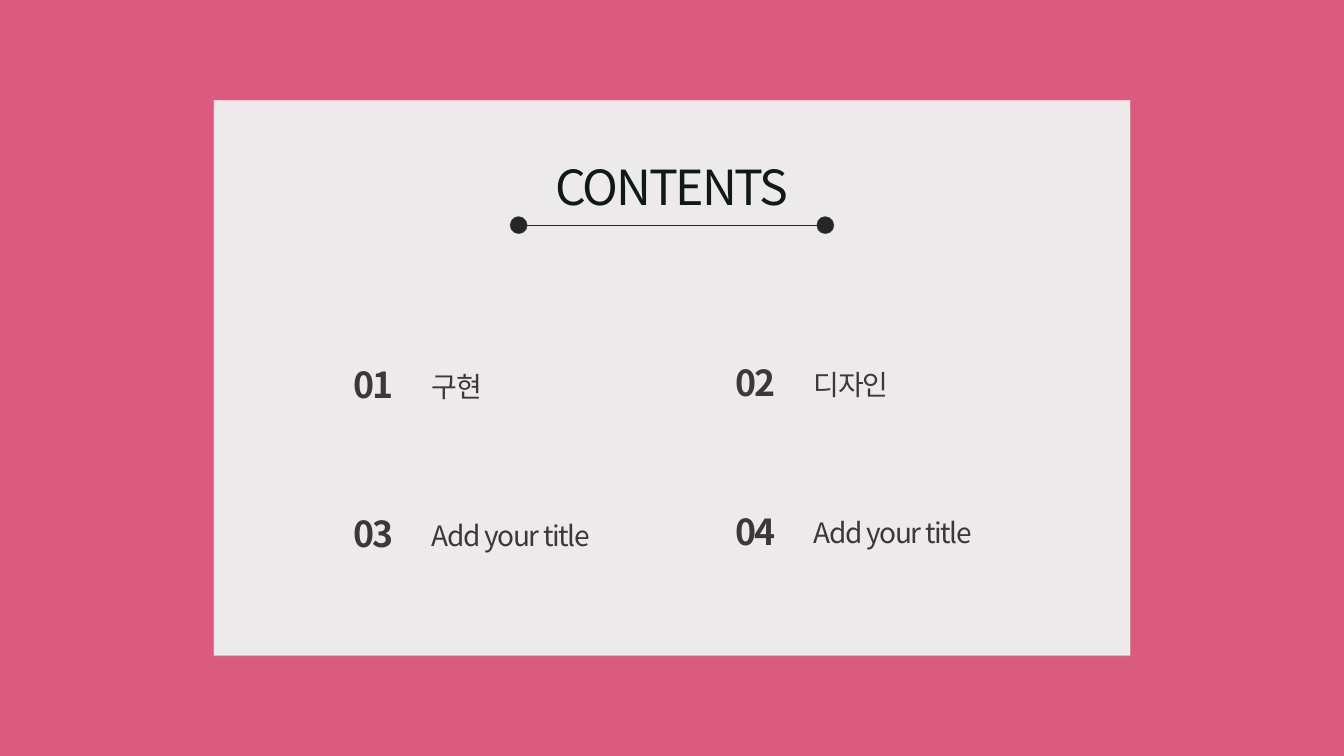
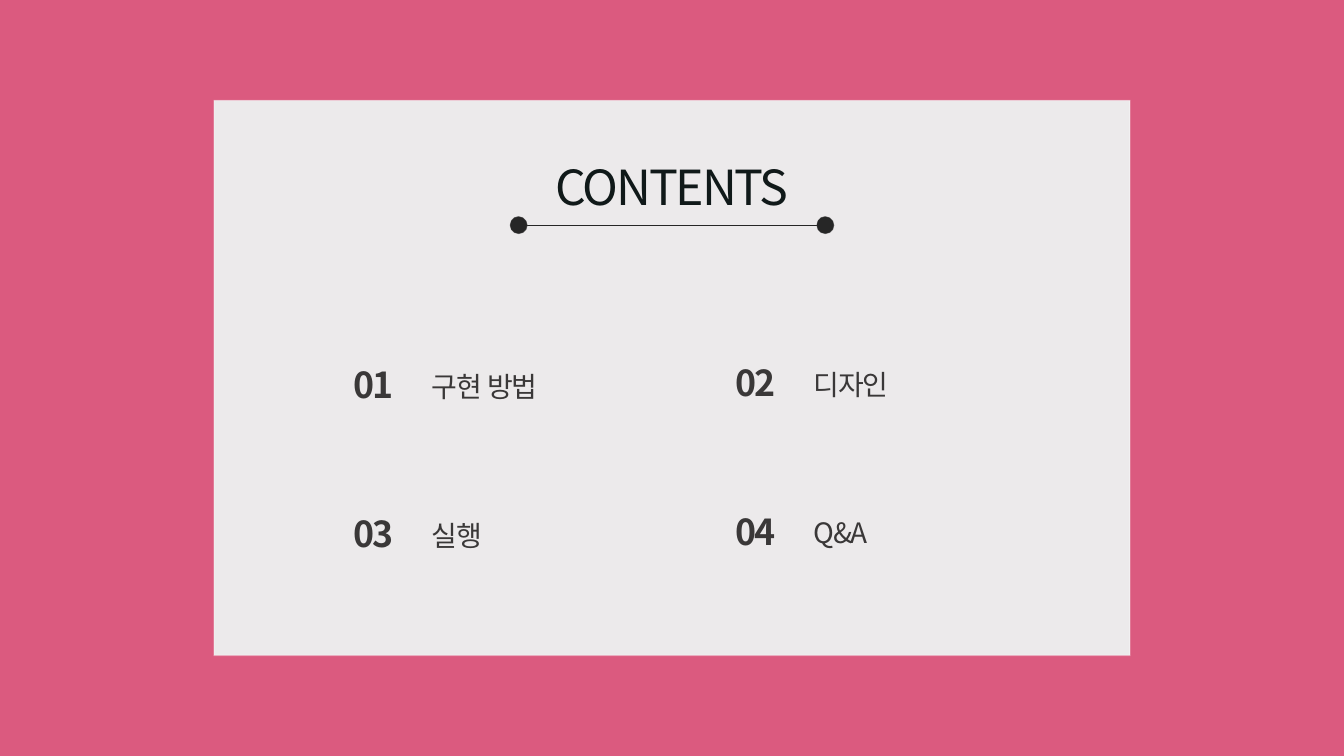
Before and after one commit to hw1210/openproject, a slide deck: slide 2 of 오픈.pptx. Drawn at 1344x756 pixels with LibreOffice and Linux fonts; fonts in the diff are those of the drawing. Boxes give left, top, right and bottom in pixels: in the first picture for what was removed or moved away, otherwise in the second. Text is boxed around its words. In the diff, an @@ line names an element or a change of style, - is before the commit and + after.

```diff
--- a/오픈.pptx
+++ b/오픈.pptx
@@ text at <box>432,374,537,399</box>: text changed @@
-구현
+구현 방법
@@ text at <box>432,523,482,548</box>: text changed @@
-Add your title
+실행
@@ text at <box>814,522,868,548</box>: text changed @@
-Add your title
+Q&A
```
Also in this commit, not shown: 3 other slides changed, 1 slide added, 3 slides removed, 8 other files.
